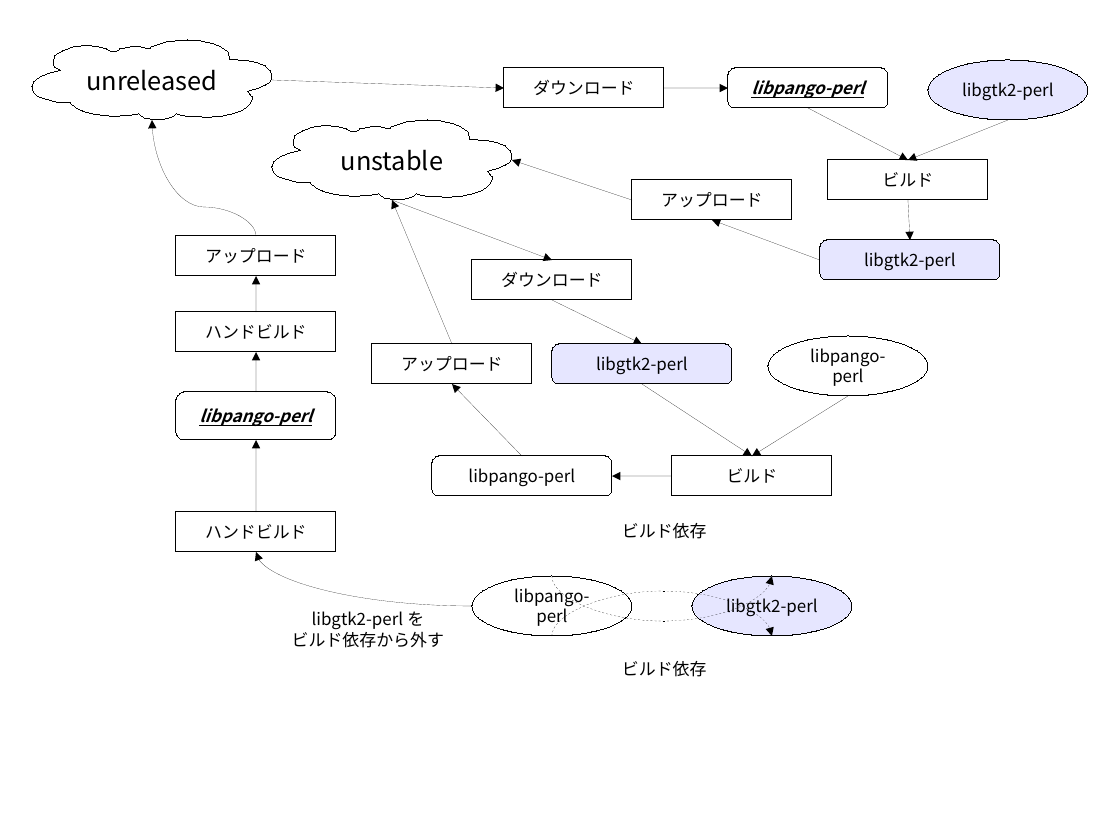
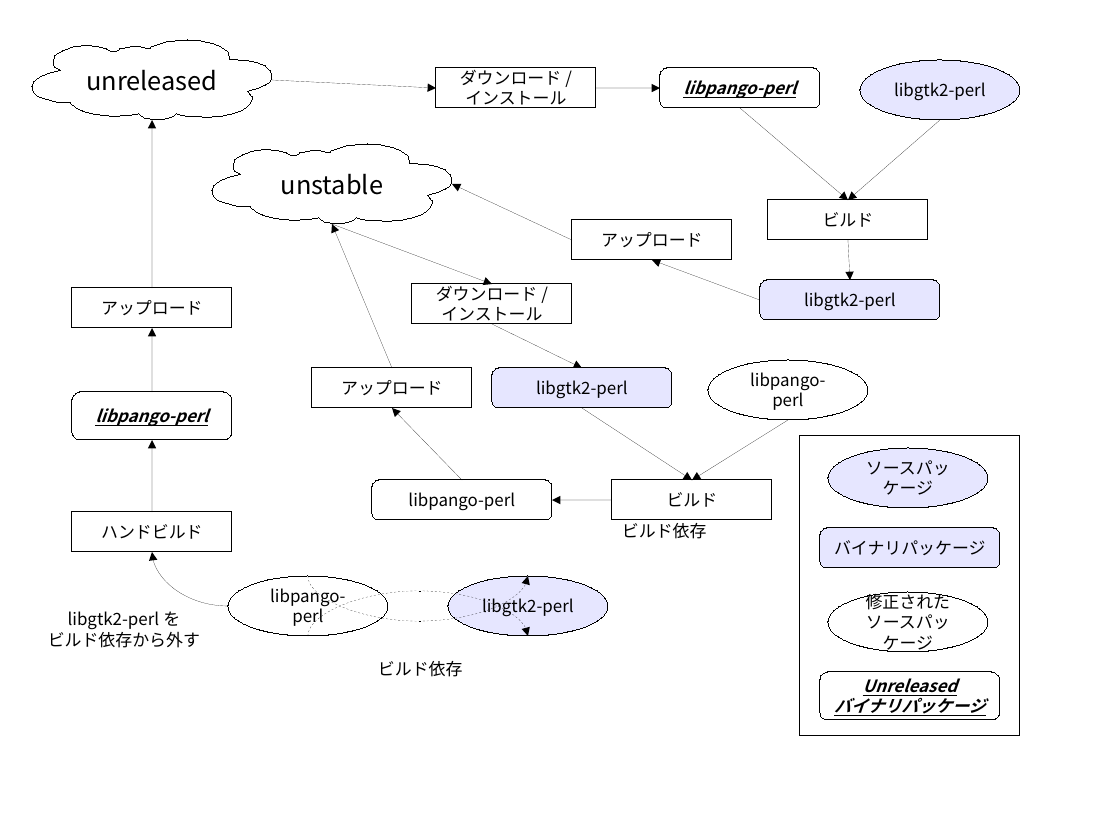
Before and after one commit to dancerj/monthly-report, a slide deck: slide 1 of image200911/loop-dep.odp (slide 2 before the commit). Drawn at 1120x840 pixels with LibreOffice and Linux fonts; fonts in the diff are those of the drawing. Boxes give left, top, right and bottom in pixels: in the first picture for what was removed or moved away, otherwise in the second. Text is boxed around its words. In the diff, an @@ line names an element or a change of style, - is before the commit and + after.

```diff
--- a/image200911/loop-dep.odp
+++ b/image200911/loop-dep.odp
@@ arrow moved from (272, 80) - (504, 88) to (272, 80) - (436, 88) @@
@@ 1 rounded rectangle, 1 ellipse, 1 arrow, 1 rectangle: place and size @@
-1 rounded rectangle, 1 ellipse, 1 arrow, 1 rectangle at (504,60,1087,120)
+1 rounded rectangle, 1 ellipse, 1 arrow, 1 rectangle at (436,60,1019,120)
@@ text in rectangle at (460,67,566,108): text changed @@
-ダウンロード
+ダウンロード/
+インストール
@@ arrow moved from (1008, 120) - (909, 161) to (740, 108) - (849, 200) @@
@@ curved arrow moved from (256, 236) - (152, 120) to (152, 289) - (152, 120) @@
@@ arrow moved from (808, 108) - (909, 161) to (940, 120) - (849, 200) @@
@@ arrow moved from (632, 200) - (512, 160) to (572, 240) - (452, 184) @@
@@ 2 rectangles, 2 arrows, 1 rounded rectangle: place and size @@
-2 rectangles, 2 arrows, 1 rounded rectangle at (632,160,1000,279)
+2 rectangles, 2 arrows, 1 rounded rectangle at (572,200,940,320)
@@ rectangle "アップロード": place and size @@
-rectangle "アップロード" at (176,236,335,275)
+rectangle "アップロード" at (72,288,232,327)
@@ arrow removed from (256, 312) to (256, 276) @@
@@ 7 arrows, 3 rectangles, 2 rounded rectangles, 1 ellipse, 1 freeform shape: place and size @@
-7 arrows, 3 rectangles, 2 rounded rectangles, 1 ellipse, 1 freeform shape at (272,120,928,496)
+7 arrows, 3 rectangles, 2 rounded rectangles, 1 ellipse, 1 freeform shape at (212,144,868,519)
@@ text in rectangle at (436,283,542,326): text changed @@
-ダウンロード
+ダウンロード/
+インストール
@@ arrow moved from (256, 392) - (256, 352) to (152, 392) - (152, 328) @@
@@ rectangle removed at (176,312,335,352) @@
-ハンドビルド
@@ 1 rounded rectangle, 1 rectangle, 1 arrow: place and size @@
-1 rounded rectangle, 1 rectangle, 1 arrow at (176,392,335,552)
+1 rounded rectangle, 1 rectangle, 1 arrow at (72,392,232,552)
@@ rectangle added at (800,436,1020,736), outline #000000 0 pt @@
@@ ellipse added at (828,448,988,508), fill #E6E6FF, outline #000000 0 pt, 12 pt, text #000000 @@
+ソースパッケージ
@@ rounded rectangle added at (820,528,1000,568), fill #E6E6FF, outline #000000 0 pt, 12 pt, text #000000 @@
+バイナリパッケージ
@@ curved arrow added from (228, 606) to (152, 552), #000000 0 pt @@
@@ curved arrow moved from (473, 606) - (256, 552) to (308, 576) - (528, 576) @@
@@ curved arrow removed from (552, 576) to (772, 576) @@
@@ ellipse added at (828,593,988,652), fill #FFFFFF, outline #000000 0 pt, 12 pt, text #000000 @@
+修正された
+ソースパッケージ
@@ 2 ellipses, 2 texts, 1 curved arrow: place and size @@
-2 ellipses, 2 texts, 1 curved arrow at (292,576,852,677)
+2 ellipses, 2 texts, 1 curved arrow at (48,576,608,677)
@@ rounded rectangle added at (820,672,1000,720), fill #FFFFFF, outline #000000 0 pt, 12 pt, text #000000, bold, italic, underline @@
+Unreleased
+バイナリパッケージ
```
Also in this commit, not shown: 1 slide removed, 3 other files.
